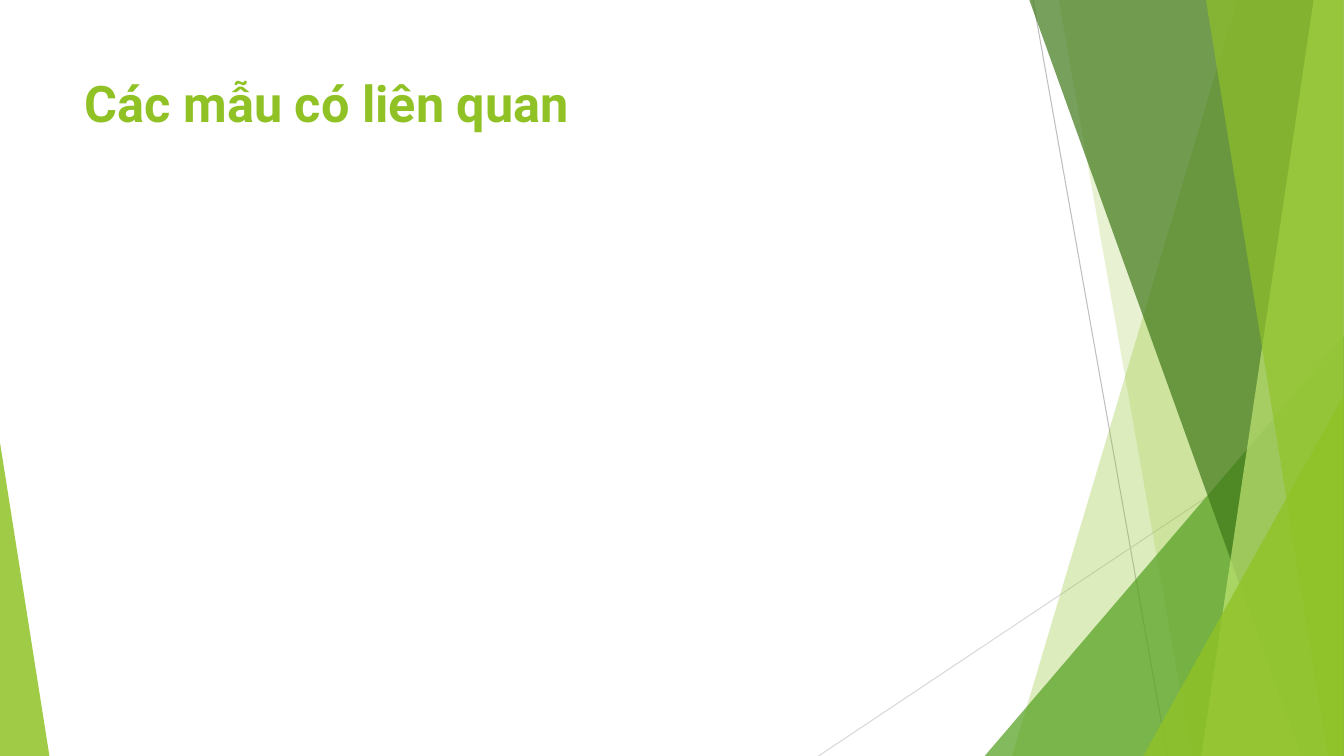
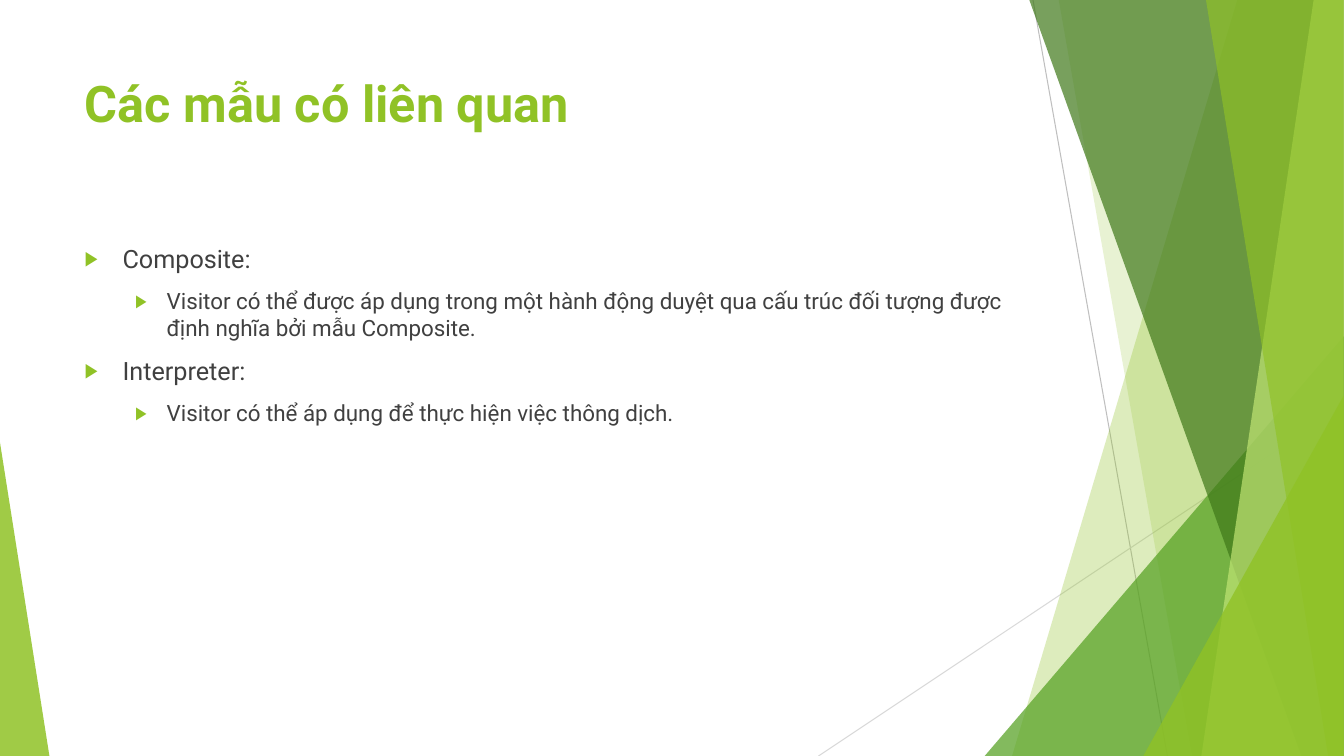
Before and after one commit to ChrisJamison/design_pattern, a slide deck: slide 9 of Báo cáo cuối kỳ/23. Visitor/Slide.pptx (slide 11 before the commit). Drawn at 1344x756 pixels with LibreOffice and Linux fonts; fonts in the diff are those of the drawing. Boxes give left, top, right and bottom in pixels: in the first picture for what was removed or moved away, otherwise in the second. Text is boxed around its words. In the diff, an @@ line names an element or a change of style, - is before the commit and + after.

Commit message:
Update Visitor

```diff
--- a/Báo cáo cuối kỳ/23. Visitor/Slide.pptx
+++ b/Báo cáo cuối kỳ/23. Visitor/Slide.pptx
@@ text added at (x1=123, y1=250, x2=1002, y2=426), 16 pt, text #404040 @@
+▶ Composite:
+  ▶ Visitor có thể được áp dụng trong một hành động duyệt qua cấu trúc đối tượng được định nghĩa bởi mẫu Composite.
+▶ Interpreter:
+  ▶ Visitor có thể áp dụng để thực hiện việc thông dịch.
```
Also in this commit, not shown: 6 other slides changed, 2 slides added, 4 slides removed, 3 other files.
